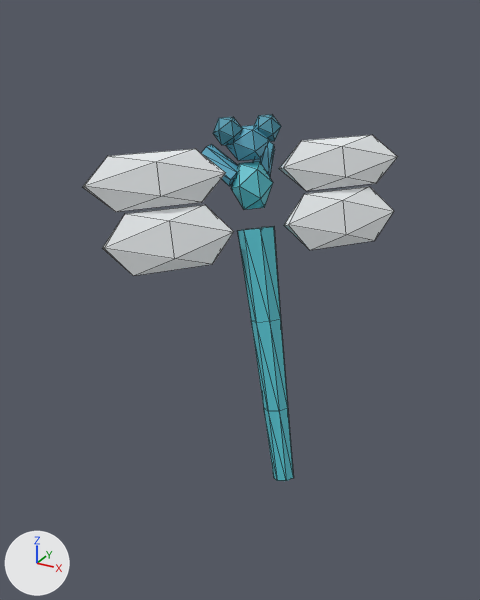
The glTF model public/studio/v2.15.0/d_dragonfly/model.glb, before and after one commit.
The view is the same before and after, from a 50 mm camera at (11.8, -22.0, 7.4) aimed at (0.0, -0.6, -3.3). The lights are fixed; the arrows at lower left show +X, +Y and +Z. The first picture is the older version. Mesh edges are drawn as thin lines. Where no turn or scale is listed for an object, it has been applied to the vertices.

Before the edit, the objects in view are built like this:
```python
me_geometry_0 = bpy.data.meshes.new('geometry_0')
me_geometry_0.from_pydata(...)  # 16 vertices, 28 faces; spans x 0.06..2.1, y -1.78..0.13, z -3.79..-0.06
me_geometry_0.materials.append(mat_defaultmaterial)
me_geometry_1 = bpy.data.meshes.new('geometry_1')
me_geometry_1.from_pydata(...)  # 16 vertices, 28 faces; spans x 0.99..2.81, y -2.33..-0.64, z -7.12..-3.45
me_geometry_1.materials.append(mat_defaultmaterial_001)
me_geometry_3 = bpy.data.meshes.new('geometry_3')
me_geometry_3.from_pydata(...)  # 12 vertices, 20 faces; spans x -0.41..1.07, y -1.05..0.53, z 0.45..2.1
me_geometry_3.materials.append(mat_defaultmaterial_003)
me_geometry_4 = bpy.data.meshes.new('geometry_4')
me_geometry_4.from_pydata(...)  # 12 vertices, 20 faces; spans x -0.73..0.75, y -0.8..0.79, z 2.19..3.37
me_geometry_4.materials.append(mat_defaultmaterial_004)
ob_part0 = bpy.data.objects.new('part0', me_geometry_0)
ob_part0.location = (0.0, 0.0, 0.0)
ob_part1 = bpy.data.objects.new('part1', me_geometry_1)
ob_part1.location = (0.0, 0.0, 0.0)
ob_part3 = bpy.data.objects.new('part3', me_geometry_3)
ob_part3.location = (0.0, 0.0, 0.0)
ob_part4 = bpy.data.objects.new('part4', me_geometry_4)
ob_part4.location = (0.0, 0.0, 0.0)
# also in view: 'part2' at (2.6, -2.1, -8.3); 'part7' at (2.7, 2.6, 1.8); 'part10' at (-1.3, -3.4, -0.2); 'part8' at (-1.9, -3.2, 1.8); 'part12' at (-0.9, -0.4, 1.9)
```
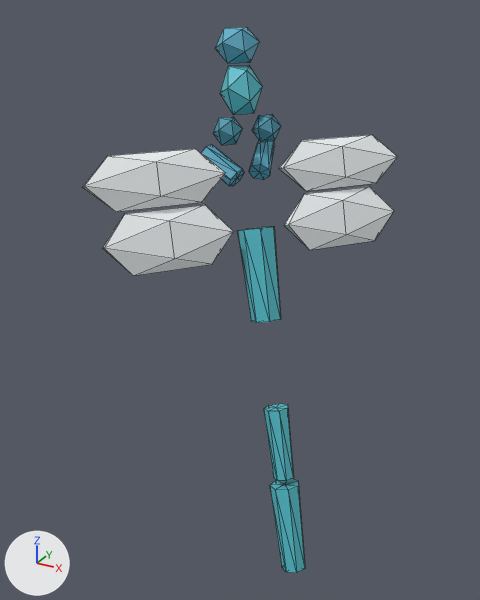
The change in detail:
me_geometry_1 is used by ob_part1; location (0.0, 0.0, 0.0).
me_geometry_1 had 16 vertices, 28 faces and spanned x 0.99..2.81, y -2.33..-0.64, z -7.12..-3.45.
me_geometry_1 now has 16 vertices, 28 faces and spans x 2.53..4.35, y -3.56..-1.86, z -13.49..-9.83.
me_geometry_1 part 1: the whole mesh is moved by (1.54, -1.23, -6.38).
me_geometry_3 is used by ob_part3; location (0.0, 0.0, 0.0).
me_geometry_3 had 12 vertices, 20 faces and spanned x -0.41..1.07, y -1.05..0.53, z 0.45..2.1.
me_geometry_3 now has 12 vertices, 20 faces and spans x -1.22..0.27, y -0.41..1.17, z 3.78..5.43.
me_geometry_3 part 2: the whole mesh is moved by (-0.81, 0.64, 3.33).
me_geometry_4 is used by ob_part4; location (0.0, 0.0, 0.0).
me_geometry_4 had 12 vertices, 20 faces and spanned x -0.73..0.75, y -0.8..0.79, z 2.19..3.37.
me_geometry_4 now has 12 vertices, 20 faces and spans x -1.51..-0.03, y -0.19..1.41, z 5.53..6.71.
me_geometry_4 part 3: the whole mesh is moved by (-0.78, 0.62, 3.34).

Location of each change, [x1, y1, x2, y2] in pixels of the pictures (480 x 600 px):
'part1', moved: before [251, 319, 288, 411]; after [270, 479, 305, 573]
'part3', moved: before [231, 161, 273, 210]; after [220, 65, 263, 114]
'part4', moved: before [226, 125, 270, 161]; after [215, 27, 260, 63]
